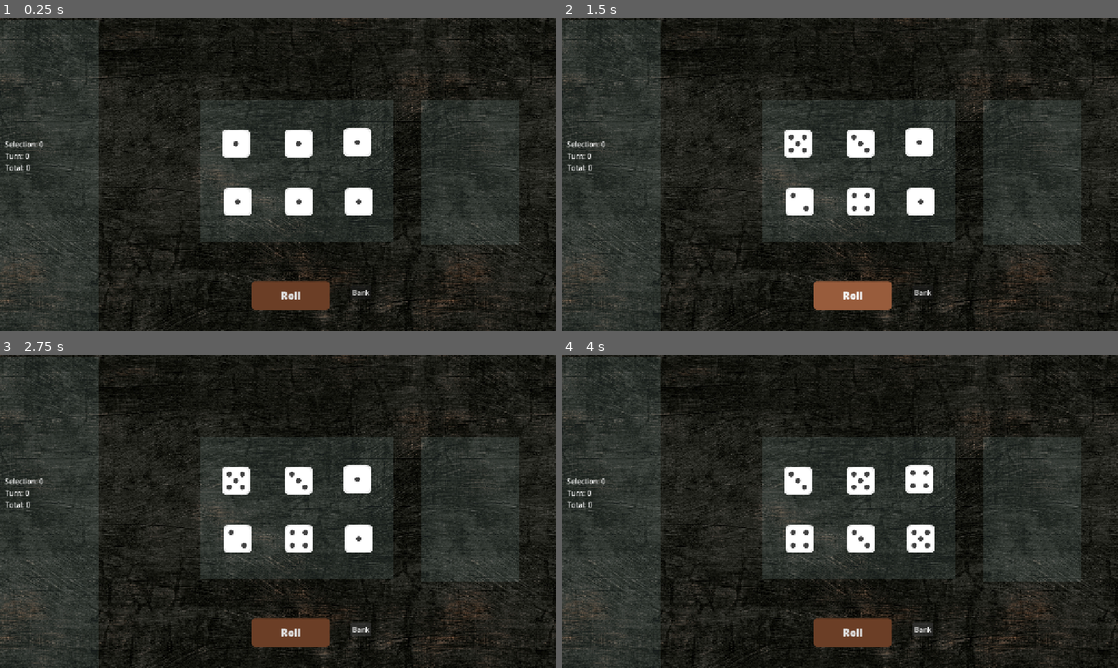
Above: before the commit, frames 1-4 (two rows, left to right).
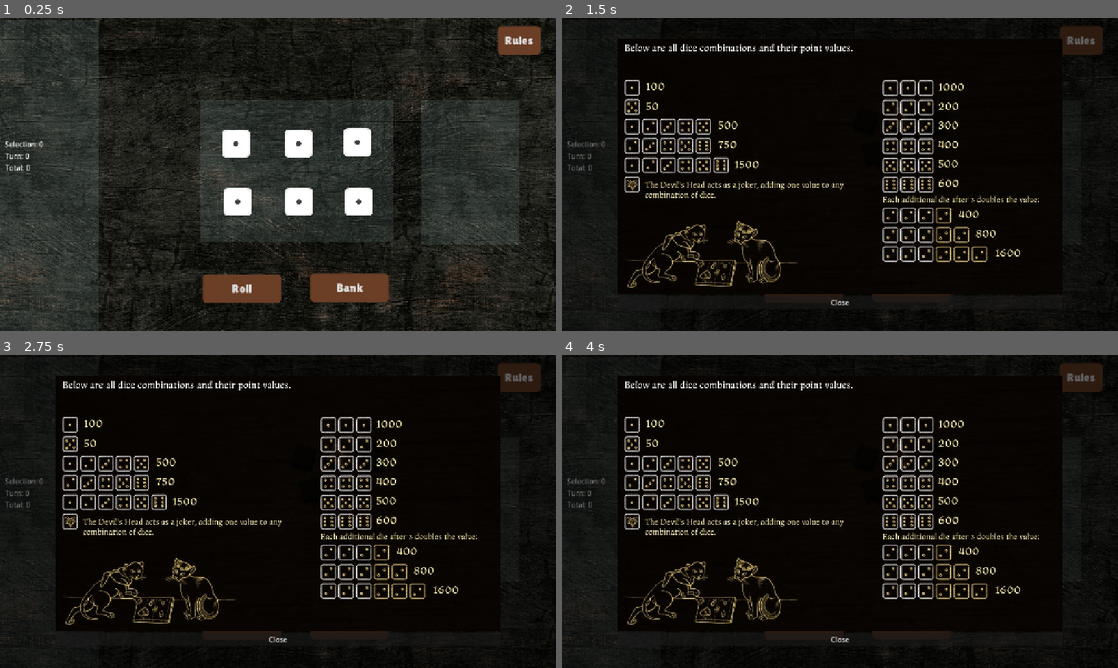
Above: after the commit, the same moments.

Repository: lngka/1-more-roll
Game: Godot game, scene res://scenes/main.tscn
The game is run twice, just before and just after one commit, with the same random seed, the same clock (stepped at 60 frames per second) and the same inputs.
Inputs (mouse positions are in pixels of both pictures, inside the frame that each line leads up to):
- Up to frame 1 (0.25 s): no input
- Up to frame 2 (1.5 s): click (1079, 39) at 0.5 s, where only the run after the commit has a clickable "Rules"; click "Roll" at 1.25 s
- Up to frame 3 (2.75 s): click "Bank" at 2 s
- Up to frame 4 (4 s): click "Roll" at 2.75 s; click "Bank" at 3.5 s

The runs differ from the first frame. In frame 1, 3.4% of the frame differs, in the area x 36-98%, y 2-94%; in frame 2, 59%; in frame 3, 59%, in the area x 0-100%, y 0-100%; in frame 4, 59%.

Commit message:
added help and button styles

Diff:
--- a/scenes/main.gd
+++ b/scenes/main.gd
@@ -13,8 +13,6 @@
 	for die in $DiceGroup.get_children():
 		die.selected_changed.connect(_on_die_selected_changed)
 		die.roll_home = die.position
-
-
 
 func _on_die_selected_changed() -> void:
 	var values: Array[int] = []
@@ -119,3 +117,9 @@
 			(col + 0.5) * cell.x,
 			(row + 0.5) * cell.y
 		)
+
+func _on_rules_button_pressed() -> void:
+	$CanvasLayer/RulesOverlay.visible = true
+
+func _on_close_rules_button_pressed() -> void:
+	$CanvasLayer/RulesOverlay.visible = false
--- a/scenes/main.tscn
+++ b/scenes/main.tscn
@@ -9,6 +9,8 @@
 [ext_resource type="AudioStream" uid="uid://vsyuf4mq8e88" path="res://assets/audio/die-throw-3.ogg" id="4_choun"]
 [ext_resource type="AudioStream" uid="uid://6pb8exssonhs" path="res://assets/audio/die-throw-4.ogg" id="5_ya4ey"]
 [ext_resource type="AudioStream" uid="uid://b42u8lcqaagl4" path="res://assets/audio/TremLoadingloopl.wav" id="9_85g3d"]
+[ext_resource type="Texture2D" uid="uid://ca7o8d4mgd7d0" path="res://assets/ui/dice-combinations-reference.jpg" id="9_choun"]
+[ext_resource type="Script" uid="uid://dkq4bd14361ok" path="res://scenes/rules_overlay.gd" id="9_ya4ey"]
 
 [sub_resource type="StyleBoxFlat" id="StyleBoxFlat_n415v"]
 content_margin_left = 16.0
@@ -73,10 +75,10 @@
 
 [node name="RollButton" type="Button" parent="CanvasLayer" unique_id=719305490]
 custom_minimum_size = Vector2(180, 56)
-offset_left = 579.0
-offset_top = 606.0
-offset_right = 759.0
-offset_bottom = 662.0
+offset_left = 467.0
+offset_top = 590.0
+offset_right = 647.0
+offset_bottom = 655.0
 theme_override_fonts/font = ExtResource("3_sugp2")
 theme_override_font_sizes/font_size = 28
 theme_override_styles/normal = SubResource("StyleBoxFlat_n415v")
@@ -107,11 +109,69 @@
 text = "Total: 0"
 
 [node name="BankButton" type="Button" parent="CanvasLayer" unique_id=63942696]
-offset_left = 807.0
-offset_top = 616.0
-offset_right = 855.0
-offset_bottom = 647.0
+custom_minimum_size = Vector2(180, 56)
+offset_left = 715.0
+offset_top = 588.0
+offset_right = 895.0
+offset_bottom = 653.0
+theme_override_fonts/font = ExtResource("3_sugp2")
+theme_override_font_sizes/font_size = 28
+theme_override_styles/normal = SubResource("StyleBoxFlat_n415v")
+theme_override_styles/normal_mirrored = SubResource("StyleBoxFlat_n415v")
+theme_override_styles/pressed = SubResource("StyleBoxFlat_sugp2")
+theme_override_styles/hover = SubResource("StyleBoxFlat_rc3jl")
 text = "Bank"
+
+[node name="RulesButton" type="Button" parent="CanvasLayer" unique_id=366389415]
+custom_minimum_size = Vector2(90, 56)
+offset_left = 1146.0
+offset_top = 19.0
+offset_right = 1244.0
+offset_bottom = 84.0
+theme_override_fonts/font = ExtResource("3_sugp2")
+theme_override_font_sizes/font_size = 28
+theme_override_styles/normal = SubResource("StyleBoxFlat_n415v")
+theme_override_styles/normal_mirrored = SubResource("StyleBoxFlat_n415v")
+theme_override_styles/pressed = SubResource("StyleBoxFlat_sugp2")
+theme_override_styles/hover = SubResource("StyleBoxFlat_rc3jl")
+text = "Rules"
+
+[node name="RulesOverlay" type="ColorRect" parent="CanvasLayer" unique_id=769329900]
+visible = false
+anchors_preset = 15
+anchor_right = 1.0
+anchor_bottom = 1.0
+grow_horizontal = 2
+grow_vertical = 2
+color = Color(0, 0, 0, 0.5647059)
+script = ExtResource("9_ya4ey")
+
+[node name="CenterContainer" type="CenterContainer" parent="CanvasLayer/RulesOverlay" unique_id=81804276]
+layout_mode = 1
+anchors_preset = 15
+anchor_right = 1.0
+anchor_bottom = 1.0
+grow_horizontal = 2
+grow_vertical = 2
+
+[node name="MarginContainer" type="MarginContainer" parent="CanvasLayer/RulesOverlay/CenterContainer" unique_id=793730265]
+layout_mode = 2
+theme_override_constants/margin_left = 24
+theme_override_constants/margin_top = 24
+theme_override_constants/margin_right = 24
+theme_override_constants/margin_bottom = 24
+
+[node name="VBox" type="VBoxContainer" parent="CanvasLayer/RulesOverlay/CenterContainer/MarginContainer" unique_id=38317179]
+layout_mode = 2
+
+[node name="TextureRect" type="TextureRect" parent="CanvasLayer/RulesOverlay/CenterContainer/MarginContainer/VBox" unique_id=193888404]
+layout_mode = 2
+texture = ExtResource("9_choun")
+stretch_mode = 5
+
+[node name="CloseRulesButton" type="Button" parent="CanvasLayer/RulesOverlay/CenterContainer/MarginContainer/VBox" unique_id=980190266]
+layout_mode = 2
+text = "Close"
 
 [node name="RollSound" type="AudioStreamPlayer" parent="." unique_id=917898339]
 
@@ -121,3 +181,5 @@
 
 [connection signal="pressed" from="CanvasLayer/RollButton" to="." method="_on_roll_button_pressed"]
 [connection signal="pressed" from="CanvasLayer/BankButton" to="." method="_on_bank_button_pressed"]
+[connection signal="pressed" from="CanvasLayer/RulesButton" to="." method="_on_rules_button_pressed"]
+[connection signal="pressed" from="CanvasLayer/RulesOverlay/CenterContainer/MarginContainer/VBox/CloseRulesButton" to="." method="_on_close_rules_button_pressed"]
--- /dev/null
+++ b/scenes/rules_overlay.gd
@@ -0,0 +1,6 @@
+extends ColorRect
+
+func _unhandled_input(event: InputEvent) -> void:
+	if visible and event.is_action_pressed("ui_cancel"):
+		visible = false
+		get_viewport().set_input_as_handled()
Renamed: docs/inspirations/dice-combinations-reference.png -> assets/ui/dice-combinations-reference.jpg
Not shown, changed: assets/ui/dice-combinations-reference.jpg.import
Binary file added: docs/inspirations/dice-combinations-reference.jpg
Not shown, changed: docs/inspirations/dice-combinations-reference.jpg.import
Renamed: docs/inspirations/table-bust.png -> docs/inspirations/table-bust.jpg
Not shown, changed: docs/inspirations/table-bust.jpg.import
Renamed: docs/inspirations/table-hold-die.png -> docs/inspirations/table-hold-die.jpg
Not shown, added: docs/inspirations/table-hold-die.jpg.import
Not shown, added: scenes/rules_overlay.gd.uid
Not shown, changed: docs/game-rules.md
